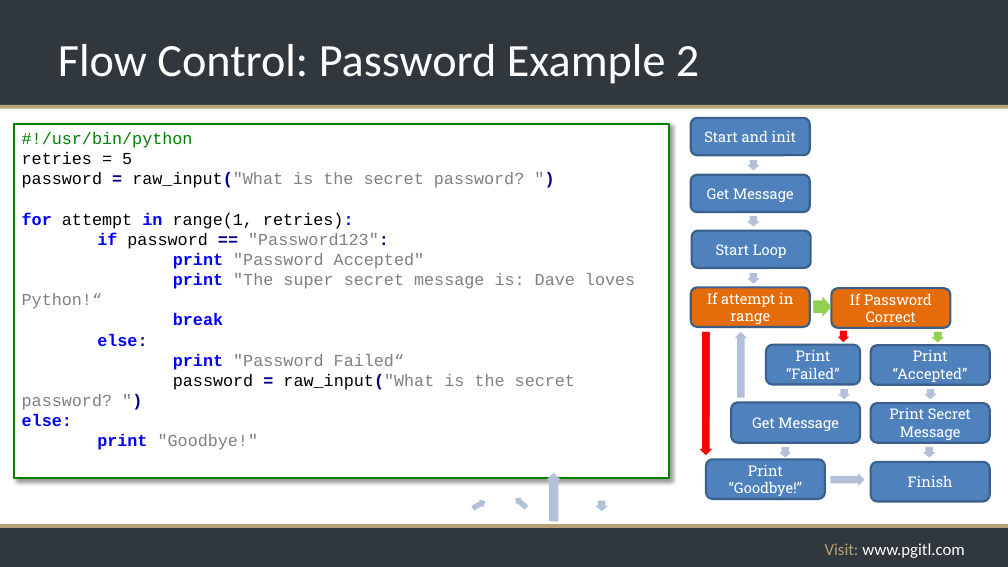
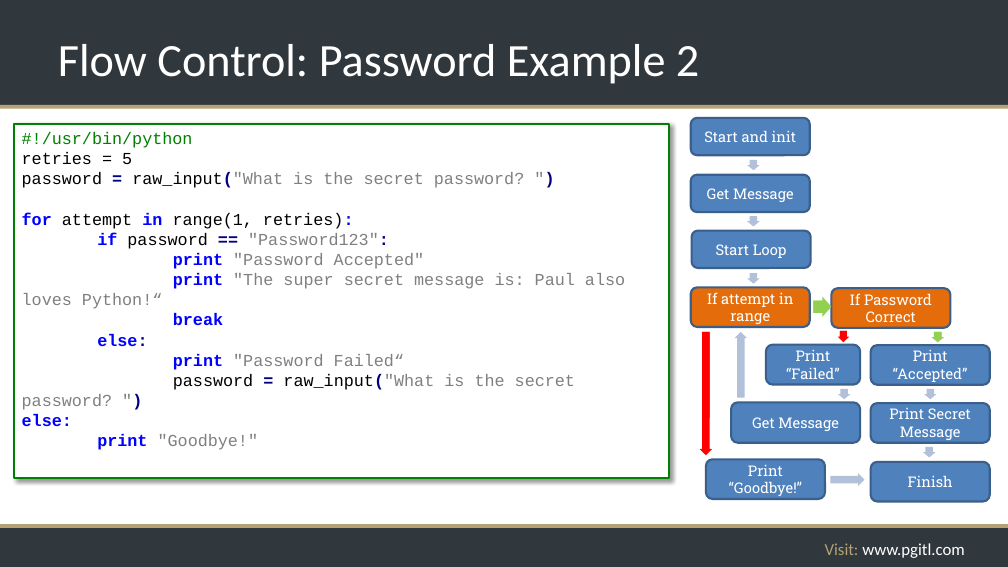
Before and after one commit to rikkouri/project-a, a slide deck: slide 45 of Programming Foundations.pptx. Drawn at 1008x567 pixels with LibreOffice and Linux fonts; fonts in the diff are those of the drawing; background and template pictures are left out. Boxes give left, top, right and bottom in pixels: in the first picture for what was removed or moved away, otherwise in the second. Text is boxed around its words. In the diff, an @@ line names an element or a change of style, - is before the commit and + after.

```diff
--- a/Programming Foundations.pptx
+++ b/Programming Foundations.pptx
@@ text in rectangle at [22, 273, 625, 309]: text changed @@
-print "The super secret message is: Dave loves Python!“
+print "The super secret message is: Paul also loves Python!“
@@ right arrow removed at [779, 447, 792, 458] @@
@@ right arrow removed at [546, 473, 561, 521] @@
@@ right arrow removed at [471, 498, 488, 513] @@
@@ right arrow removed at [513, 495, 530, 511] @@
@@ right arrow removed at [595, 501, 608, 512] @@
```
Also in this commit, not shown: 4 other slides changed, 2 slides added.
